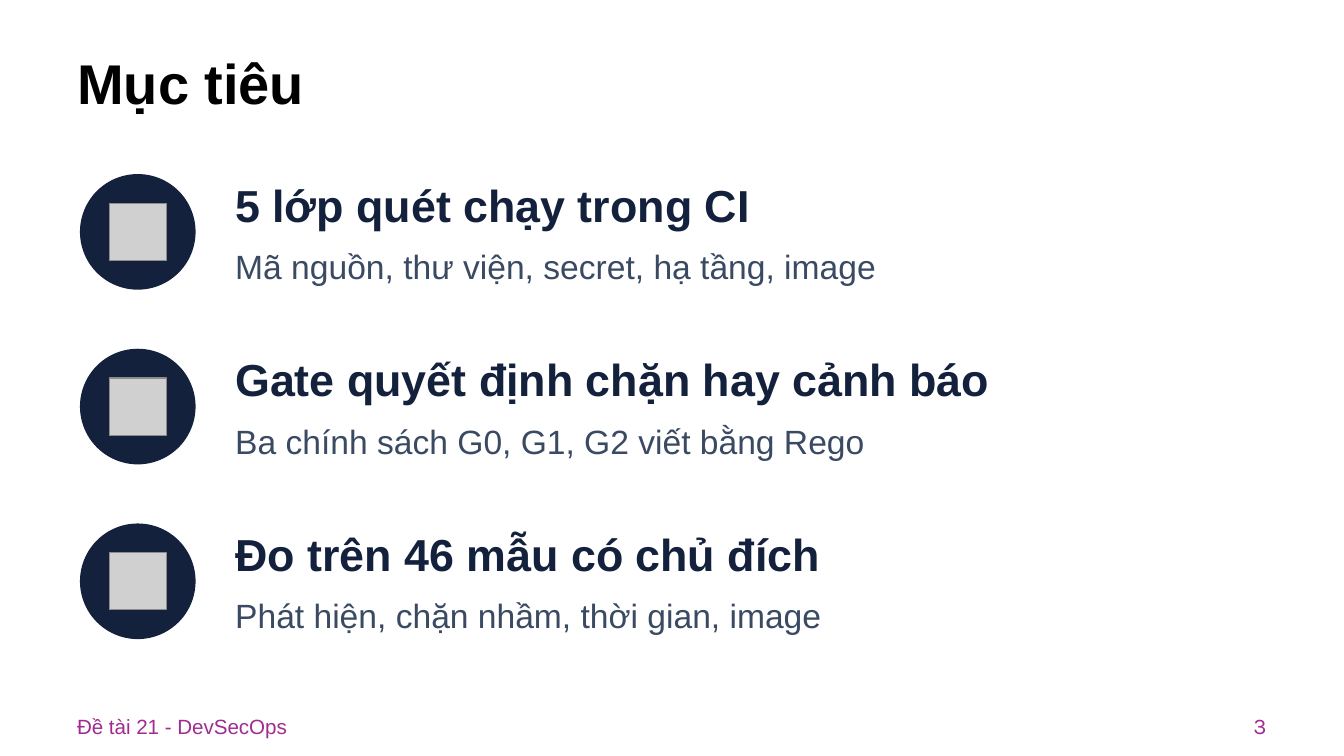
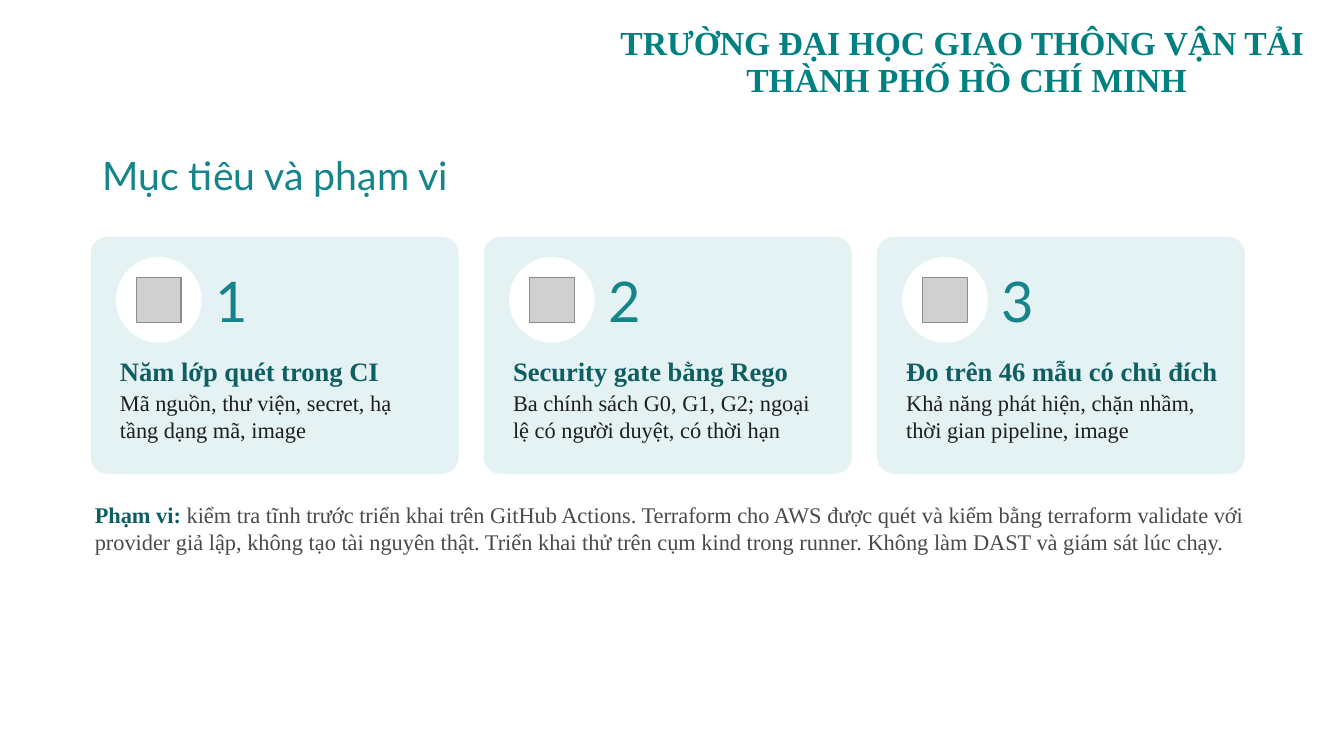
Before and after one commit to tranhuultai/012012303904_21_DevSecOps, a slide deck: slide 4 of PPTX/DeTai21_DevSecOps.pptx (slide 3 before the commit). Drawn at 1344x756 pixels with LibreOffice and Linux fonts; fonts in the diff are those of the drawing; grey boxes stand for pictures; background and template pictures are left out. Boxes give left, top, right and bottom in pixels: in the first picture for what was removed or moved away, otherwise in the second. Text is boxed around its words. In the diff, an @@ line names an element or a change of style, - is before the commit and + after.

```diff
--- a/PPTX/DeTai21_DevSecOps.pptx
+++ b/PPTX/DeTai21_DevSecOps.pptx
@@ text added at (620, 29, 1304, 93), 24 pt, text #008080, bold @@
+TRƯỜNG ĐẠI HỌC GIAO THÔNG VẬN TẢI
+THÀNH PHỐ HỒ CHÍ MINH
@@ title at (102, 161, 448, 197): text changed; size 40 to 28 pt; font Arial to Lato; text colour #000000 to #15848B; bold off @@
-Mục tiêu
+Mục tiêu và phạm vi
@@ picture removed at (109, 204, 166, 261) @@
@@ text removed at (235, 189, 750, 231) @@
-5 lớp quét chạy trong CI
@@ rounded rectangle added at (91, 237, 459, 474), fill #E4F2F3 @@
@@ rounded rectangle added at (484, 237, 852, 474), fill #E4F2F3 @@
@@ rounded rectangle added at (877, 237, 1245, 474), fill #E4F2F3 @@
@@ ellipse: place and size @@
-ellipse at (81, 174, 195, 288)
+ellipse at (116, 257, 202, 343)
@@ ellipse at (116, 257, 202, 343): fill #14213D to #FFFFFF; outline #14213D 1 pt to none @@
@@ ellipse added at (509, 257, 595, 343), fill #FFFFFF @@
@@ ellipse added at (902, 257, 988, 343), fill #FFFFFF @@
@@ text "3": place and size @@
-text "3" at (1253, 719, 1266, 735)
+text "3" at (1002, 281, 1034, 323)
@@ text "3" at (1002, 281, 1034, 323): size 16 to 40 pt, font Karla to Lato, text colour #A02B93 to #15848B; alignment right to left @@
@@ picture added at (136, 277, 180, 322) @@
@@ text added at (216, 281, 248, 322), 40 pt, text #15848B @@
+1
@@ picture added at (529, 277, 574, 322) @@
@@ text added at (609, 281, 641, 322), 40 pt, text #15848B @@
+2
@@ picture added at (923, 277, 967, 322) @@
@@ ellipse removed at (81, 350, 195, 464) @@
@@ text "Đo trên 46 mẫu có ...": place and size @@
-text "Đo trên 46 mẫu có ..." at (235, 536, 820, 572)
+text "Đo trên 46 mẫu có ..." at (906, 360, 1217, 443)
@@ picture removed at (109, 378, 166, 436) @@
@@ text at (120, 362, 391, 443): text changed; size 24 to 16 pt; font Arial to Times New Roman; text colour #3A4A63 to #1E1E1E @@
-Mã nguồn, thư viện, secret, hạ tầng, image
+Năm lớp quét trong CI
+Mã nguồn, thư viện, secret, hạ tầng dạng mã, image
@@ text removed at (235, 361, 989, 405) @@
-Gate quyết định chặn hay cảnh báo
@@ text added at (513, 361, 810, 443), 16 pt, text #1E1E1E @@
+Security gate bằng Rego
+Ba chính sách G0, G1, G2; ngoại lệ có người duyệt, có thời hạn
@@ text at (906, 360, 1217, 382): size 32 to 19 pt, font Arial to Times New Roman, text colour #14213D to #0E5E63 in "Đo trên 46 mẫu có chủ đích"; line spacing 1.1 to 1; more space between paragraphs @@
@@ text at (906, 394, 1194, 443): paragraph added @@
+Khả năng phát hiện, chặn nhầm, thời gian pipeline, image
@@ text removed at (235, 427, 864, 461) @@
-Ba chính sách G0, G1, G2 viết bằng Rego
@@ text added at (95, 507, 1243, 555), 16 pt, text #4A4A4A @@
+Phạm vi: kiểm tra tĩnh trước triển khai trên GitHub Actions. Terraform cho AWS được quét và kiểm bằng terraform validate với provider giả lập, không tạo tài nguyên thật. Triển khai thử trên cụm kind trong runner. Không làm DAST và giám sát lúc chạy.
@@ ellipse removed at (81, 524, 195, 638) @@
@@ picture removed at (109, 553, 166, 610) @@
@@ text removed at (235, 602, 822, 635) @@
-Phát hiện, chặn nhầm, thời gian, image
@@ text removed at (77, 718, 286, 739) @@
-Đề tài 21 - DevSecOps
```
Also in this commit, not shown: 4 other slides changed, 23 slides added, 13 slides removed, 3 other files.
